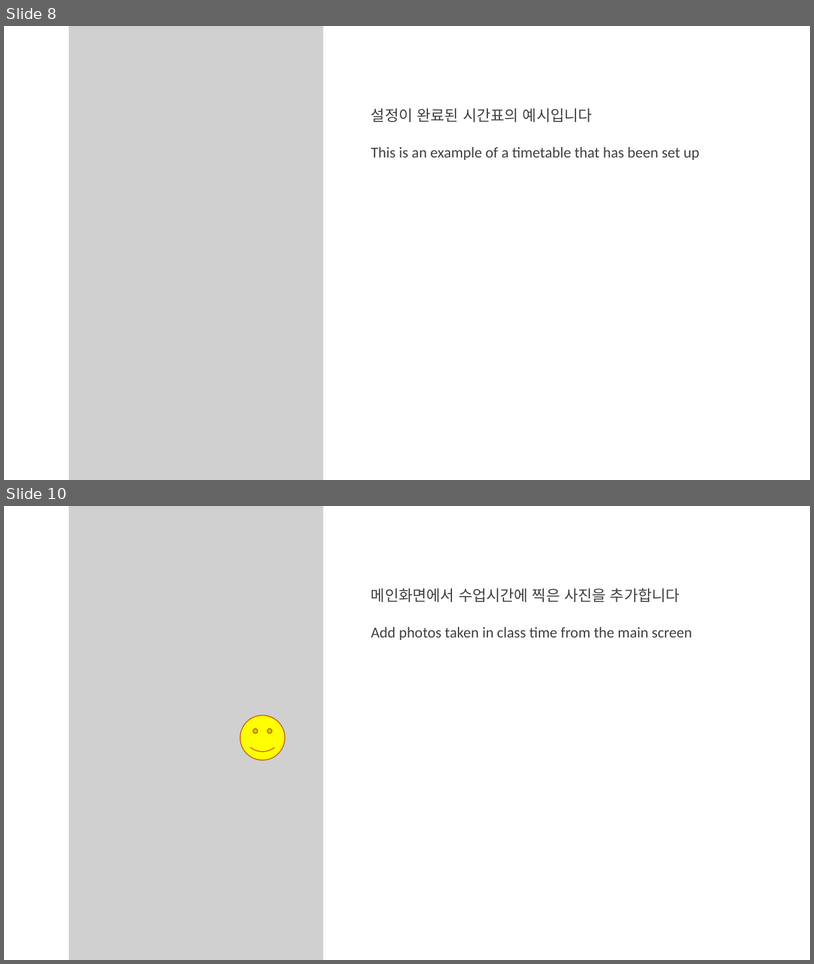
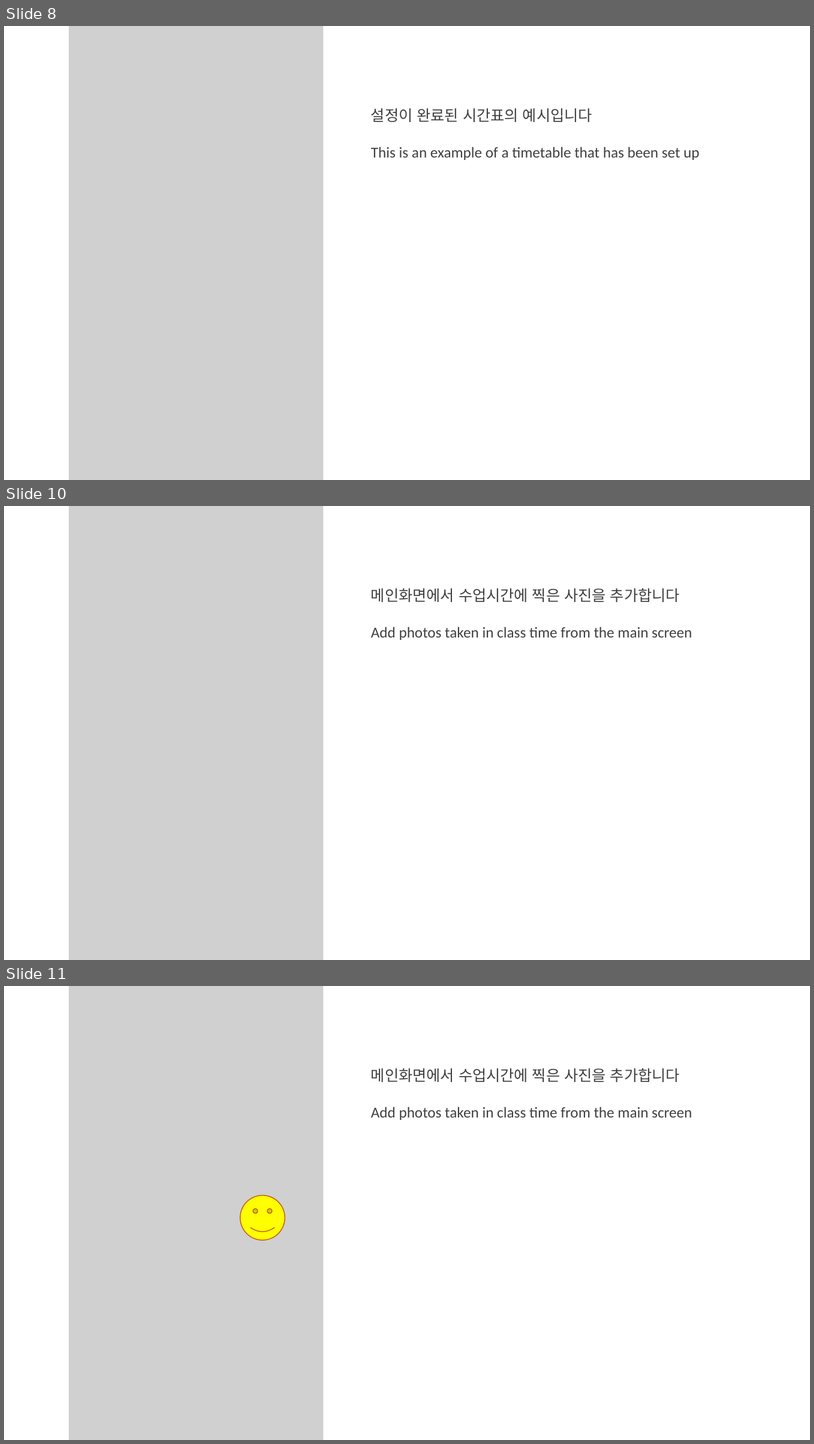
Before and after one commit to chowder985/SchoolCapture, a slide deck: User manual/User manual.pptx. Shown one above the other, each under a label of ours: slides 8 and 10 before the commit, slides 8, 10 and 11 after it; the slides between them are not shown. The pictures are 814x964 and 814x1444 pixels, drawn with LibreOffice and Linux fonts; fonts in the diff are those of the drawing; grey boxes stand for pictures. Boxes give left, top, right and bottom in pixels: in the first picture for what was removed or moved away, otherwise in the second. Text is boxed around its words. In the diff, an @@ line names an element or a change of style, - is before the commit and + after.

```diff
--- a/User manual/User manual.pptx
+++ b/User manual/User manual.pptx
@@ slide 10 added at bbox=[4, 506, 810, 960], background #FFFFFF @@
@@ picture added at bbox=[69, 506, 323, 960] @@
@@ text added at bbox=[371, 588, 692, 640], 18 pt, text #404040 @@
+메인화면에서 수업시간에 찍은 사진을 추가합니다
+Add photos taken in class time from the main screen
@@ what was slide 10 is now slide 11 @@
```
Also in this commit, not shown: 6 slides changed, 1 other slide added.
